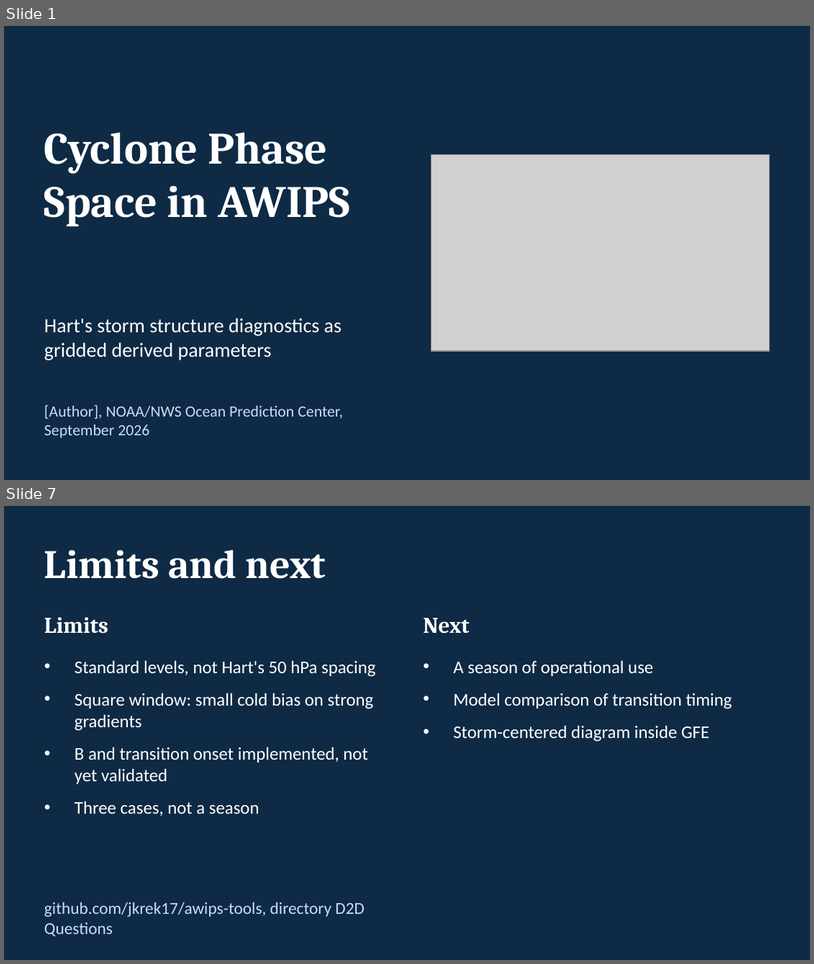
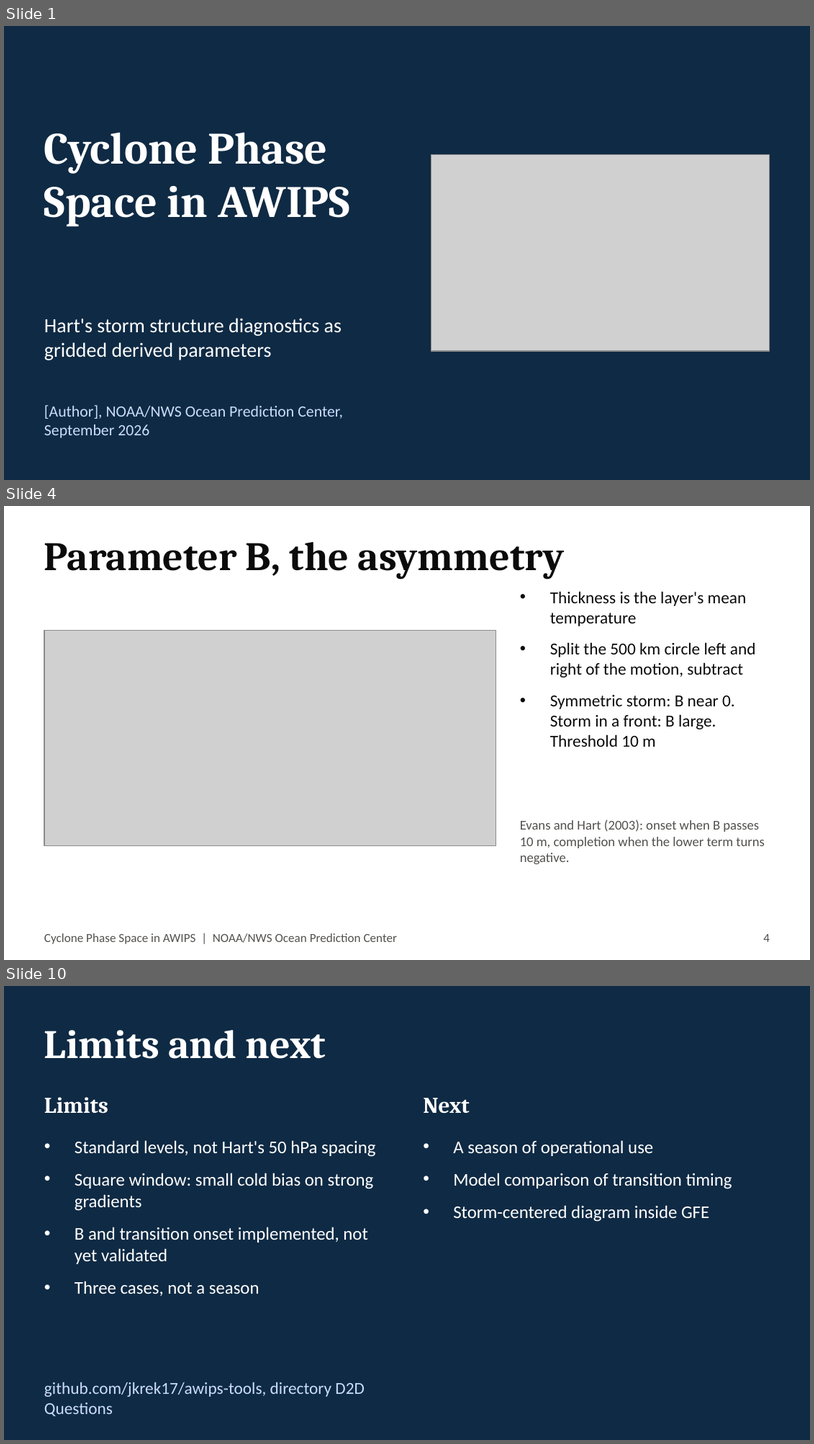
Before and after one commit to jkrek17/awips-tools, a slide deck: D2D/docs/TALK.pptx. Shown one above the other, each under a label of ours: slides 1 and 7 before the commit, slides 1, 4 and 10 after it; the slides between them are not shown. The pictures are 814x964 and 814x1444 pixels, drawn with LibreOffice and Linux fonts; fonts in the diff are those of the drawing; grey boxes stand for pictures. Boxes give left, top, right and bottom in pixels: in the first picture for what was removed or moved away, otherwise in the second. Text is boxed around its words. In the diff, an @@ line names an element or a change of style, - is before the commit and + after.

```diff
--- a/D2D/docs/TALK.pptx
+++ b/D2D/docs/TALK.pptx
@@ slide 4 added at <box>4,506,810,960</box>, background #FFFFFF @@
@@ text added at <box>44,542,565,579</box>, 36 pt, text #0B0B0B, bold @@
+Parameter B, the asymmetry
@@ text added at <box>550,591,756,746</box>, 15 pt, text #0B0B0B @@
+• Thickness is the layer's mean temperature
+• Split the 500 km circle left and right of the motion, subtract
+• Symmetric storm: B near 0. Storm in a front: B large. Threshold 10 m
@@ picture added at <box>44,630,496,846</box> @@
@@ text added at <box>520,819,765,864</box>, 12 pt, text #52514E @@
+Evans and Hart (2003): onset when B passes 10 m, completion when the lower term turns negative.
@@ text added at <box>44,933,398,944</box>, 11 pt, text #52514E @@
+Cyclone Phase Space in AWIPS | NOAA/NWS Ocean Prediction Center
@@ text added at <box>764,934,770,942</box>, 11 pt, text #52514E @@
+4
@@ what was slide 7 is now slide 10 @@
```
Also in this commit, not shown: 5 slides changed, 2 other slides added.
